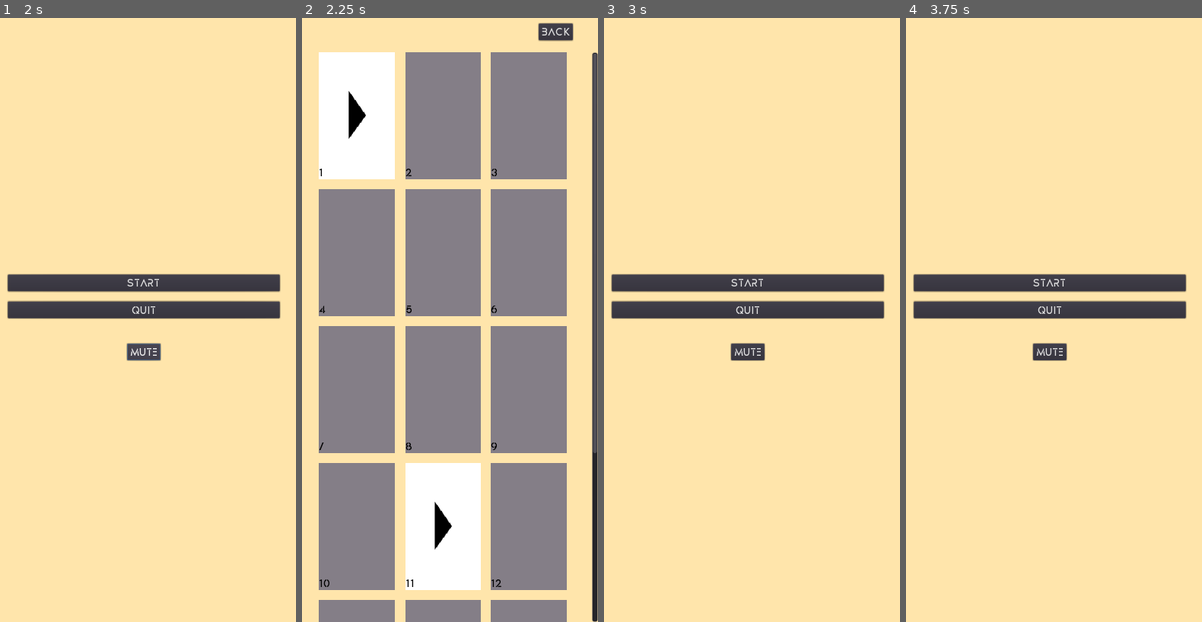
Above: before the commit, frames 1-4 (left to right).
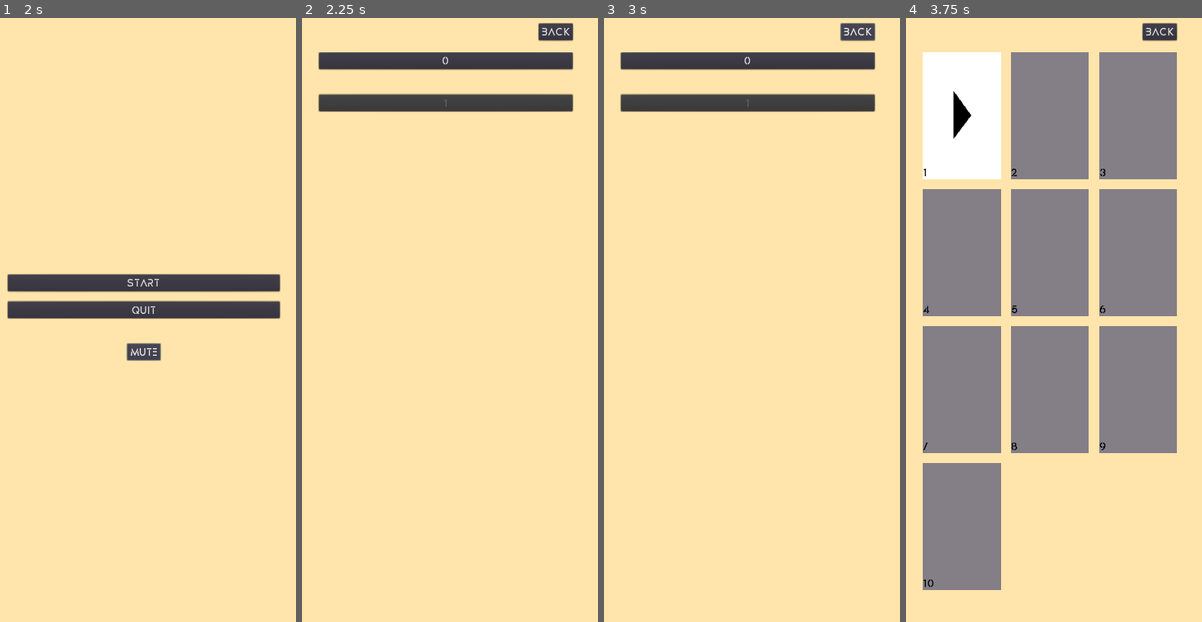
Above: after the commit, the same moments.

Repository: sisipun/SleepyCity
Game: Godot game, scene res://Game/Menu/MainMenu/MainMenu.tscn
Same seed, same stepped clock (60 frames per second), same inputs: the game is played once before the commit and once after it.
Inputs (mouse positions are in pixels of both pictures, inside the frame that each line leads up to):
- Up to frame 1 (2 s): click "Mute" at 0.5 s; click "Unmute" at 1.25 s
- Up to frame 2 (2.25 s): click "Start" at 2 s
- Up to frame 3 (3 s): click "Back" at 2.75 s
- Up to frame 4 (3.75 s): click (1051, 60) at 3.5 s, where only the run after the commit has a clickable "0"

Frame 1 is identical in both runs. In frame 2, 70% of the frame differs, in the area x 5-100%, y 5-100%; in frame 3, 12%; in frame 4, 57%.

Commit message:
Packs scene

Diff:
--- a/Game/Game.gd
+++ b/Game/Game.gd
@@ -1,17 +1,55 @@
 extends Node
 
-signal level_complete(level)
+
+signal level_complete(level, step_count, earn_bonus, is_last_level, is_last_pack)
 signal tip(tip_count)
 
+
 class GameInfo:
-	var levels: Array
+	var packs: Array
+	var current_pack: int
 	var tips_count: int
 	var sound: bool
 
-	func _init(levels, tips_count, sound) -> void:
-		self.levels = levels
+
+	func _init(packs: Array, current_pack: int, tips_count: int, sound: bool) -> void:
+		self.packs = packs
+		self.current_pack = current_pack
 		self.tips_count = tips_count
 		self.sound = sound
+
+
+	func to_dict() -> Dictionary:
+		var dict_packs: Array = []
+		for pack in packs:
+			dict_packs.push_back(pack.to_dict())
+		return {
+			"packs": dict_packs,
+			"current_pack": current_pack,
+			"tips_count": tips_count,
+			"sound": sound
+		}
+
+
+	static func from_dict(dict) -> GameInfo:
+		var packs: Array = []
+		var dict_packs: Array = dict["packs"]
+		for pack in dict_packs:
+			packs.push_back(LevelPackInfo.from_dict(pack))
+		return GameInfo.new(packs, dict["current_pack"], dict["tips_count"], dict["sound"])
+
+
+class LevelPackInfo:
+	var levels: Array
+	var current_level: int
+	var opened: bool
+
+
+	func _init(levels: Array, current_level: int, opened: bool) -> void:
+		self.levels = levels
+		self.current_level = current_level
+		self.opened = opened
+
 
 	func to_dict() -> Dictionary:
 		var dict_levels: Array = []
@@ -19,16 +57,18 @@
 			dict_levels.push_back(level.to_dict())
 		return {
 			"levels": dict_levels,
-			"tips_count": tips_count,
-			"sound": sound
+			"current_level": current_level,
+			"opened": opened
 		}
 
-	static func from_dict(dict) -> GameInfo:
+
+	static func from_dict(dict) -> LevelPackInfo:
 		var levels: Array = []
 		var dict_levels: Array = dict["levels"]
 		for level in dict_levels:
 			levels.push_back(LevelInfo.from_dict(level))
-		return GameInfo.new(levels, dict["tips_count"], dict["sound"])
+		return LevelPackInfo.new(levels, dict["current_level"], dict["opened"])
+
 
 class LevelInfo:
 	var width: int
@@ -40,6 +80,7 @@
 	var completed: bool
 	var bonus: bool
 	var step_count: int
+
 
 	func _init(
 			width: int,
@@ -61,6 +102,7 @@
 		self.completed = completed
 		self.bonus = bonus
 		self.step_count = step_count
+
 
 	func to_dict() -> Dictionary:
 		var dict_targets: Array = []
@@ -83,6 +125,7 @@
 			"bonus" : bonus,
 			"step_count" : step_count
 		}
+
 
 	static func from_dict(dict) -> LevelInfo:
 		var targets: Array = []
@@ -111,7 +154,9 @@
 
 var _game: GameInfo = GameInfo.new(
 	[
-		LevelInfo.new(
+		LevelPackInfo.new(
+			[
+			LevelInfo.new(
 			5,
 			10,
 			[
@@ -337,7 +382,9 @@
 			],
 			false
 		),
-		LevelInfo.new(
+		], 0, true),
+		LevelPackInfo.new(
+		[LevelInfo.new(
 			5,
 			10,
 			[
@@ -507,7 +554,7 @@
 				Vector2(3,8),
 				Vector2(4,9),
 			],
-			true
+			false
 		),
 		LevelInfo.new(
 			5,
@@ -579,14 +626,17 @@
 				Vector2(4,9),
 			],
 			false
-		),
+		)], 0, false)
 	],
+	0,
 	20,
 	true
 )
-var _current_level_index: int = 0
+
+
 var _save_path: String = "user://saves/"
 var _save_file: String = "levels1.0.json"
+
 
 func _ready() -> void:
 	var file: = File.new()
@@ -602,27 +652,50 @@
 	else:
 		mute()
 
-func levels() -> Array:
-	return _game.levels
 
 func tip_count() -> int:
 	return _game.tips_count
 
+
 func has_tip() -> bool:
 	return _game.tips_count > 0
 
+
 func has_sound() -> bool:
 	return _game.sound
 
+
+func packs() -> Array:
+	return _game.packs
+
+
+func get_current_pack() -> LevelPackInfo:
+	return _game.packs[_game.current_pack]
+
+
+func get_current_levels() -> Array:
+	return _game.packs[_game.current_pack].levels
+
+
+func set_current_pack(index: int) -> void:
+	_game.current_pack = index
+	save()
+
+
+func get_current_level() -> LevelInfo:
+	var pack: LevelPackInfo = get_current_pack()
+	return pack.levels[pack.current_level]
+
+
 func set_current_level(index: int) -> void:
-	_current_level_index = index
-
-func get_current_level() -> LevelInfo:
-	return _game.levels[_current_level_index]
+	var pack: LevelPackInfo = get_current_pack()
+	pack.current_level = index
+	save()
+
 
 func completeCurrentLevel(step_count: int, took_tip: bool) -> void:
 	var current: LevelInfo = get_current_level()
-	var levels: Array = levels()
+	var pack: LevelPackInfo = get_current_pack()
 	var earn_bonus: = not current.bonus and not took_tip and len(current.solution) >= step_count
 
 	current.completed = true
@@ -632,30 +705,39 @@
 		current.bonus = true
 		_game.tips_count += 1
 
-	var next: int = _current_level_index + 1
-	if next < levels.size():
-		_current_level_index = next
-		levels[next].opened = true
-	else:
-		_current_level_index = 0
+	var next_level: int = pack.current_level + 1
+	var is_last_level: bool = next_level >= pack.levels.size()
+	var next_pack: int = _game.current_pack + 1
+	var is_last_pack: bool = next_pack >= _game.packs.size()
+	if not is_last_level:
+		pack.current_level = next_level
+		pack.levels[next_level].opened = true
+	elif not is_last_pack:
+		_game.packs[next_pack].opened = true
+
 	save()
-	emit_signal("level_complete", current, step_count, earn_bonus)
+	emit_signal("level_complete", current, step_count, earn_bonus, is_last_level, is_last_pack)
+
+
 
 func decriment_tip() -> void:
 	_game.tips_count -= 1
 	save()
 	emit_signal("tip", _game.tips_count)
 
+
 func mute() -> void:
 	_game.sound = false
 	AudioServer.set_bus_mute(AudioServer.get_bus_index("Master"), true)
 	save()
 
+
 func unmute() -> void:
 	_game.sound = true
 	AudioServer.set_bus_mute(AudioServer.get_bus_index("Master"), false)
 	save()
 
+
 func save() -> void:
 	var dir: Directory = Directory.new()
 	if not dir.dir_exists(_save_path):
--- a/Game/Level/Interface/Interface.tscn
+++ b/Game/Level/Interface/Interface.tscn
@@ -1,10 +1,11 @@
-[gd_scene load_steps=6 format=2]
+[gd_scene load_steps=7 format=2]
 
 [ext_resource path="res://Assets/Common/default.tres" type="DynamicFont" id=1]
 [ext_resource path="res://Game/Level/Interface/Interface.gd" type="Script" id=2]
 [ext_resource path="res://Game/Level/Interface/LevelCompletePopup.tscn" type="PackedScene" id=3]
 [ext_resource path="res://Game/Level/Interface/TipButton.gd" type="Script" id=4]
 [ext_resource path="res://Game/Level/Interface/StepLabel.gd" type="Script" id=5]
+[ext_resource path="res://Game/Menu/Common/LinkButton.tscn" type="PackedScene" id=6]
 
 [node name="Interface" type="Control"]
 anchor_right = 1.0
@@ -49,16 +50,13 @@
 custom_constants/margin_left = 25
 custom_constants/margin_bottom = 10
 
-[node name="MenuButton" type="Button" parent="Top/Buttons"]
+[node name="MenuButton" parent="Top/Buttons" instance=ExtResource( 6 )]
 margin_left = 25.0
 margin_top = 10.0
 margin_right = 97.0
 margin_bottom = 43.0
-rect_min_size = Vector2( 70, 0 )
 text = "Menu"
-__meta__ = {
-"_edit_use_anchors_": false
-}
+link_path = "res://Game/Menu/ChooseLevel/ChooseLevel.tscn"
 
 [node name="Bottom" type="CenterContainer" parent="."]
 anchor_top = 1.0
@@ -107,7 +105,6 @@
 [node name="LevelCompletePopup" parent="." instance=ExtResource( 3 )]
 [connection signal="reset" from="." to="Top/Labels/StepLabel" method="_on_reset"]
 [connection signal="step" from="." to="Top/Labels/StepLabel" method="_on_step"]
-[connection signal="pressed" from="Top/Buttons/MenuButton" to="." method="_on_menu_pressed"]
 [connection signal="pressed" from="Bottom/Buttons/StepBackButton" to="." method="_on_step_back_pressed"]
 [connection signal="pressed" from="Bottom/Buttons/ResetButton" to="." method="_on_reset_pressed"]
 [connection signal="pressed" from="Bottom/Buttons/TipButton" to="Bottom/Buttons/TipButton" method="_on_pressed"]
--- a/Game/Level/Interface/LevelCompletePopup.gd
+++ b/Game/Level/Interface/LevelCompletePopup.gd
@@ -1,16 +1,24 @@
 extends Popup
+
 
 signal back_to_menu
 signal next
+
 
 func _ready() -> void:
 	Game.connect("level_complete", self, "_on_level_complete")
 
 
-func _on_level_complete(level: Game.LevelInfo, step_count: int, earn_bonus: bool) -> void:
+func _on_level_complete(level: Game.LevelInfo, step_count: int, earn_bonus: bool, is_last_level: bool, is_last_pack: bool) -> void:
 	popup_centered()
 	var step = level.step_count
 	$Menu/CenterLabels/Labels/StepLabel.text = "%d/%d" % [step_count, len(level.solution)]
+
+	if is_last_level:
+		$Menu/Buttons/NextButton.hide()
+	else:
+		$Menu/Buttons/NextButton.show()
+
 	if earn_bonus:
 		$Menu/CenterLabels/Labels/BonusTexture.show()
 	else:
--- a/Game/Level/Interface/LevelCompletePopup.tscn
+++ b/Game/Level/Interface/LevelCompletePopup.tscn
@@ -68,6 +68,7 @@
 margin_right = 220.0
 margin_bottom = 80.0
 custom_constants/separation = 20
+alignment = 1
 __meta__ = {
 "_edit_use_anchors_": false
 }
--- a/Game/Menu/ChooseLevel/ChooseLevel.gd
+++ /dev/null
@@ -1,5 +0,0 @@
-extends Control
-
-
-func _on_back_pressed() -> void:
-	get_tree().change_scene("res://Game/Menu/MainMenu/MainMenu.tscn")
--- a/Game/Menu/ChooseLevel/ChooseLevel.tscn
+++ b/Game/Menu/ChooseLevel/ChooseLevel.tscn
@@ -1,13 +1,12 @@
 [gd_scene load_steps=4 format=2]
 
-[ext_resource path="res://Game/Menu/ChooseLevel/ChooseLevel.gd" type="Script" id=1]
+[ext_resource path="res://Game/Menu/Common/LinkButton.tscn" type="PackedScene" id=1]
 [ext_resource path="res://Assets/Menu/background.png" type="Texture" id=2]
 [ext_resource path="res://Game/Menu/ChooseLevel/Levels.gd" type="Script" id=4]
 
 [node name="ChooseLevel" type="Control"]
 anchor_right = 1.0
 anchor_bottom = 1.0
-script = ExtResource( 1 )
 __meta__ = {
 "_edit_use_anchors_": false
 }
@@ -46,14 +45,11 @@
 margin_bottom = 53.0
 alignment = 2
 
-[node name="BackButton" type="Button" parent="LevelsList/BackButtonMargin/Top"]
+[node name="BackBuutton" parent="LevelsList/BackButtonMargin/Top" instance=ExtResource( 1 )]
 margin_left = 432.0
 margin_right = 500.0
-margin_bottom = 33.0
 text = "Back"
-__meta__ = {
-"_edit_use_anchors_": false
-}
+link_path = "res://Game/Menu/ChoosePack/ChoosePack.tscn"
 
 [node name="LevelsScroll" type="ScrollContainer" parent="LevelsList"]
 margin_top = 77.0
@@ -85,4 +81,3 @@
 custom_constants/hseparation = 20
 columns = 3
 script = ExtResource( 4 )
-[connection signal="pressed" from="LevelsList/BackButtonMargin/Top/BackButton" to="." method="_on_back_pressed"]
--- a/Game/Menu/ChooseLevel/LevelPreview.gd
+++ b/Game/Menu/ChooseLevel/LevelPreview.gd
@@ -12,7 +12,7 @@
 
 
 func init(index: int) -> LevelPreview:
-	var level: Game.LevelInfo = Game.levels()[index]
+	var level: Game.LevelInfo = Game.get_current_levels()[index]
 
 	_level_index = index
 	_disabled = not level.opened
--- a/Game/Menu/ChooseLevel/Levels.gd
+++ b/Game/Menu/ChooseLevel/Levels.gd
@@ -3,7 +3,7 @@
 
 func _ready() -> void:
 	var level_preview_scene: = load("res://Game/Menu/ChooseLevel/LevelPreview.tscn")
-	for i in len(Game.levels()):
+	for i in len(Game.get_current_levels()):
 		var preview: LevelPreview = level_preview_scene.instance().init(i)
 		preview.connect("clicked", self, "_on_level_clicked")
 		add_child(preview)
--- /dev/null
+++ b/Game/Menu/ChoosePack/ChoosePack.tscn
@@ -0,0 +1,72 @@
+[gd_scene load_steps=4 format=2]
+
+[ext_resource path="res://Assets/Level/background.png" type="Texture" id=1]
+[ext_resource path="res://Game/Menu/Common/LinkButton.tscn" type="PackedScene" id=2]
+[ext_resource path="res://Game/Menu/ChoosePack/Packs.gd" type="Script" id=3]
+
+[node name="Control" type="Control"]
+anchor_right = 1.0
+anchor_bottom = 1.0
+__meta__ = {
+"_edit_use_anchors_": false
+}
+
+[node name="Bacckground" type="NinePatchRect" parent="."]
+anchor_right = 1.0
+anchor_bottom = 1.0
+texture = ExtResource( 1 )
+__meta__ = {
+"_edit_use_anchors_": false
+}
+
+[node name="PackList" type="VBoxContainer" parent="."]
+anchor_right = 1.0
+anchor_bottom = 1.0
+__meta__ = {
+"_edit_use_anchors_": false
+}
+
+[node name="BackButtonContainer" type="MarginContainer" parent="PackList"]
+margin_right = 600.0
+margin_bottom = 73.0
+custom_constants/margin_right = 50
+custom_constants/margin_top = 20
+custom_constants/margin_left = 50
+custom_constants/margin_bottom = 20
+
+[node name="Top" type="HBoxContainer" parent="PackList/BackButtonContainer"]
+margin_left = 50.0
+margin_top = 20.0
+margin_right = 550.0
+margin_bottom = 53.0
+alignment = 2
+
+[node name="BackButton" parent="PackList/BackButtonContainer/Top" instance=ExtResource( 2 )]
+margin_left = 432.0
+margin_right = 500.0
+text = "Back"
+link_path = "res://Game/Menu/MainMenu/MainMenu.gd"
+
+[node name="PackScroll" type="ScrollContainer" parent="PackList"]
+margin_top = 77.0
+margin_right = 600.0
+margin_bottom = 1200.0
+size_flags_vertical = 3
+__meta__ = {
+"_edit_use_anchors_": false
+}
+
+[node name="PacksMargin" type="MarginContainer" parent="PackList/PackScroll"]
+margin_right = 600.0
+margin_bottom = 1123.0
+size_flags_horizontal = 3
+size_flags_vertical = 3
+custom_constants/margin_right = 50
+custom_constants/margin_left = 50
+
+[node name="Packs" type="VBoxContainer" parent="PackList/PackScroll/PacksMargin"]
+margin_left = 50.0
+margin_right = 550.0
+margin_bottom = 1123.0
+custom_constants/separation = 50
+script = ExtResource( 3 )
--- /dev/null
+++ b/Game/Menu/ChoosePack/Packs.gd
@@ -0,0 +1,14 @@
+extends VBoxContainer
+
+func _ready() -> void:
+	for i in len(Game.packs()):
+		var pack: Button = Button.new()
+		pack.text = "%d" % i
+		pack.disabled = not Game.packs()[i].opened
+		pack.connect("pressed", self, "_on_level_clicked", [i])
+		add_child(pack)
+
+
+func _on_level_clicked(i: int) -> void:
+	Game.set_current_pack(i)
+	get_tree().change_scene("res://Game/Menu/ChooseLevel/ChooseLevel.tscn")
--- /dev/null
+++ b/Game/Menu/Common/LinkButton.gd
@@ -0,0 +1,8 @@
+extends Button
+
+
+export (String) var link_path
+
+
+func _on_pressed() -> void:
+	get_tree().change_scene(link_path)
--- /dev/null
+++ b/Game/Menu/Common/LinkButton.tscn
@@ -0,0 +1,12 @@
+[gd_scene load_steps=2 format=2]
+
+[ext_resource path="res://Game/Menu/Common/LinkButton.gd" type="Script" id=1]
+
+[node name="LinkButton" type="Button"]
+margin_right = 68.0
+margin_bottom = 33.0
+script = ExtResource( 1 )
+__meta__ = {
+"_edit_use_anchors_": false
+}
+[connection signal="pressed" from="." to="." method="_on_pressed"]
--- a/Game/Menu/MainMenu/MainMenu.gd
+++ b/Game/Menu/MainMenu/MainMenu.gd
@@ -2,7 +2,7 @@
 
 
 func _on_start_pressed() -> void:
-	get_tree().change_scene("res://Game/Menu/ChooseLevel/ChooseLevel.tscn")
+	get_tree().change_scene("res://Game/Menu/ChoosePack/ChoosePack.tscn")
 
 
 func _on_quit_pressed() -> void:
